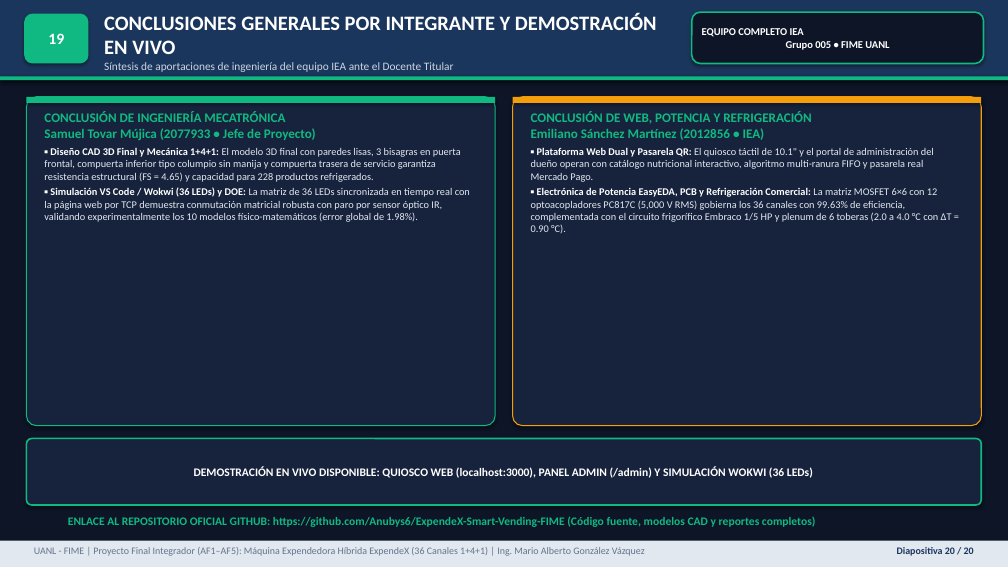
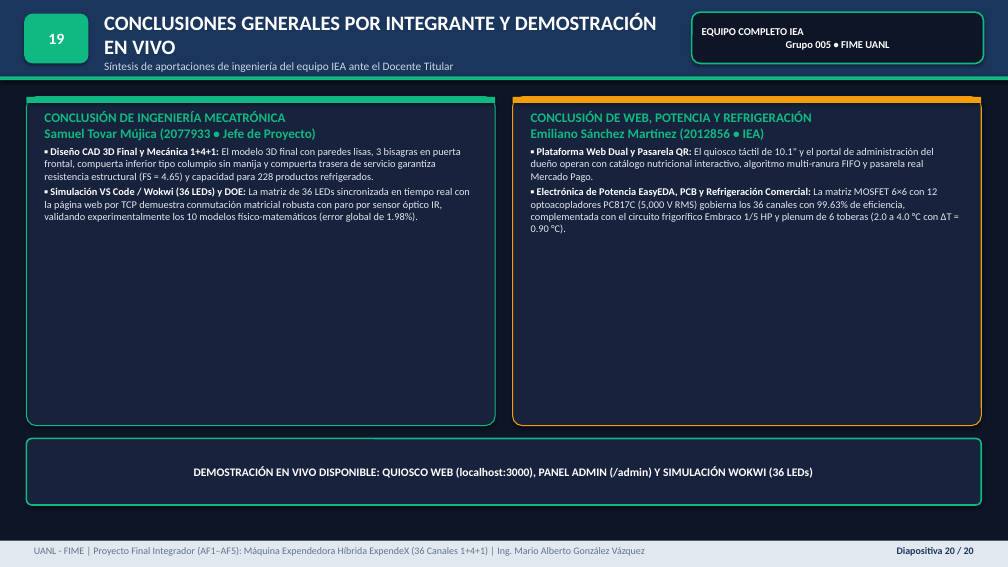
Before and after one commit to Anubys6/ExpendeX-Smart-Vending-FIME, a slide deck: slide 20 of 01_DOCUMENTOS_ACADEMICOS_FIME/Presentacion_Final_Proyecto_Expendex_FIME.pptx. Drawn at 1008x567 pixels with LibreOffice and Linux fonts; fonts in the diff are those of the drawing. Boxes give left, top, right and bottom in pixels: in the first picture for what was removed or moved away, otherwise in the second. Text is boxed around its words. In the diff, an @@ line names an element or a change of style, - is before the commit and + after.

```diff
--- a/01_DOCUMENTOS_ACADEMICOS_FIME/Presentacion_Final_Proyecto_Expendex_FIME.pptx
+++ b/01_DOCUMENTOS_ACADEMICOS_FIME/Presentacion_Final_Proyecto_Expendex_FIME.pptx
@@ text removed at [68,516,816,527] @@
-ENLACE AL REPOSITORIO OFICIAL GITHUB: https://github.com/Anubys6/ExpendeX-Smart-Vending-FIME (Código fuente, modelos CAD y reportes completos)
```
Also in this commit, not shown: 3 other slides changed, 11 other files.
